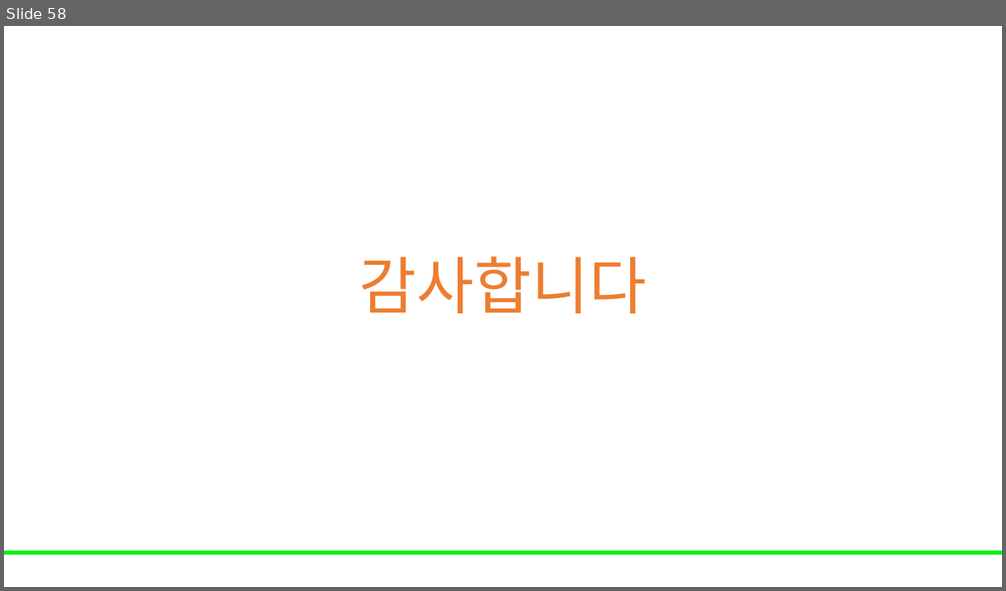
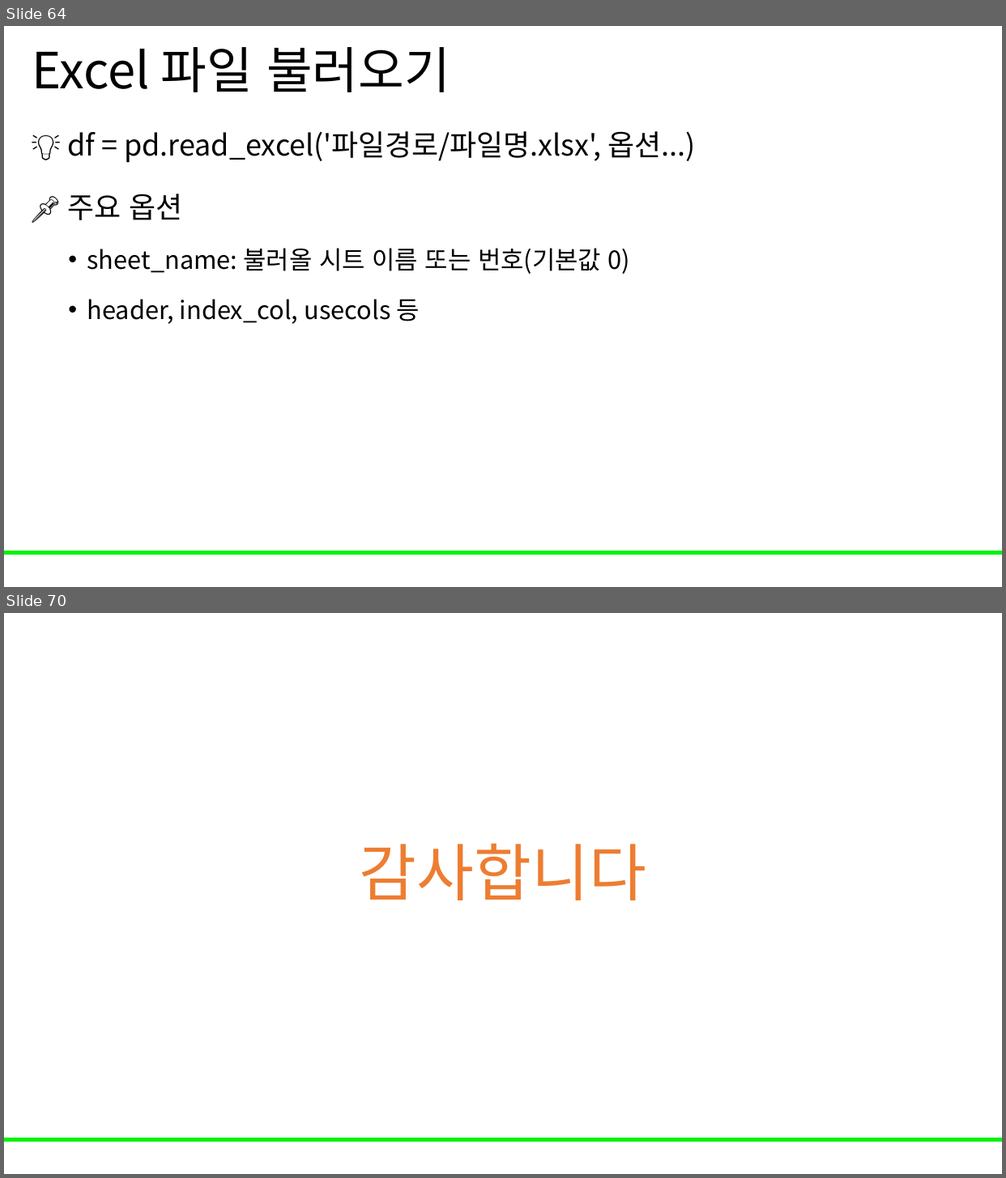
Before and after one commit to Leader-Lesson/KDT_RE_5th, a slide deck: material/3_데이터분석/05_pandas.pptx. Shown one above the other, each under a label of ours: slide 58 before the commit, slides 64 and 70 after it; the slides between them are not shown. The pictures are 1006x591 and 1006x1178 pixels, drawn with LibreOffice and Linux fonts; fonts in the diff are those of the drawing; background and template pictures are left out. Boxes give left, top, right and bottom in pixels: in the first picture for what was removed or moved away, otherwise in the second. Text is boxed around its words. In the diff, an @@ line names an element or a change of style, - is before the commit and + after.

```diff
--- a/material/3_데이터분석/05_pandas.pptx
+++ b/material/3_데이터분석/05_pandas.pptx
@@ slide 64 added at (4, 26, 1002, 587), background #FFFFFF; not listed: 1 template element that a slide beside it also shows @@
@@ title added at (32, 47, 450, 92), 48 pt, text #000000 @@
+Excel 파일 불러오기
@@ text added at (67, 131, 696, 324), 24 pt, text #000000 @@
+💡 df = pd.read_excel('파일경로/파일명.xlsx', 옵션...)
+📌 주요 옵션
+  • sheet_name: 불러올 시트 이름 또는 번호(기본값 0)
+  • header, index_col, usecols 등
@@ what was slide 58 is now slide 70 @@
```
Also in this commit, not shown: 49 slides changed, 11 other slides added, 2 other files.
